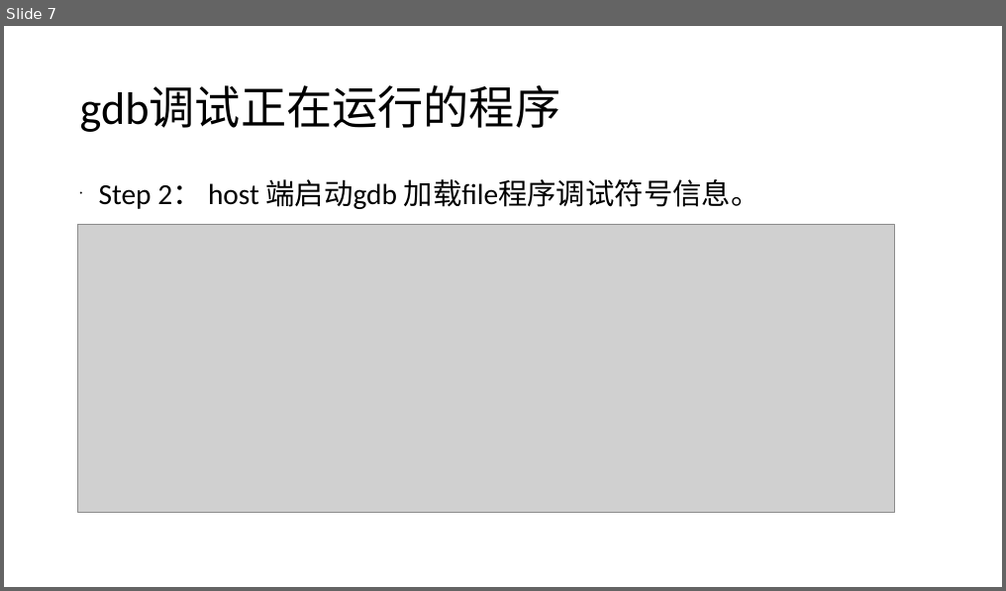
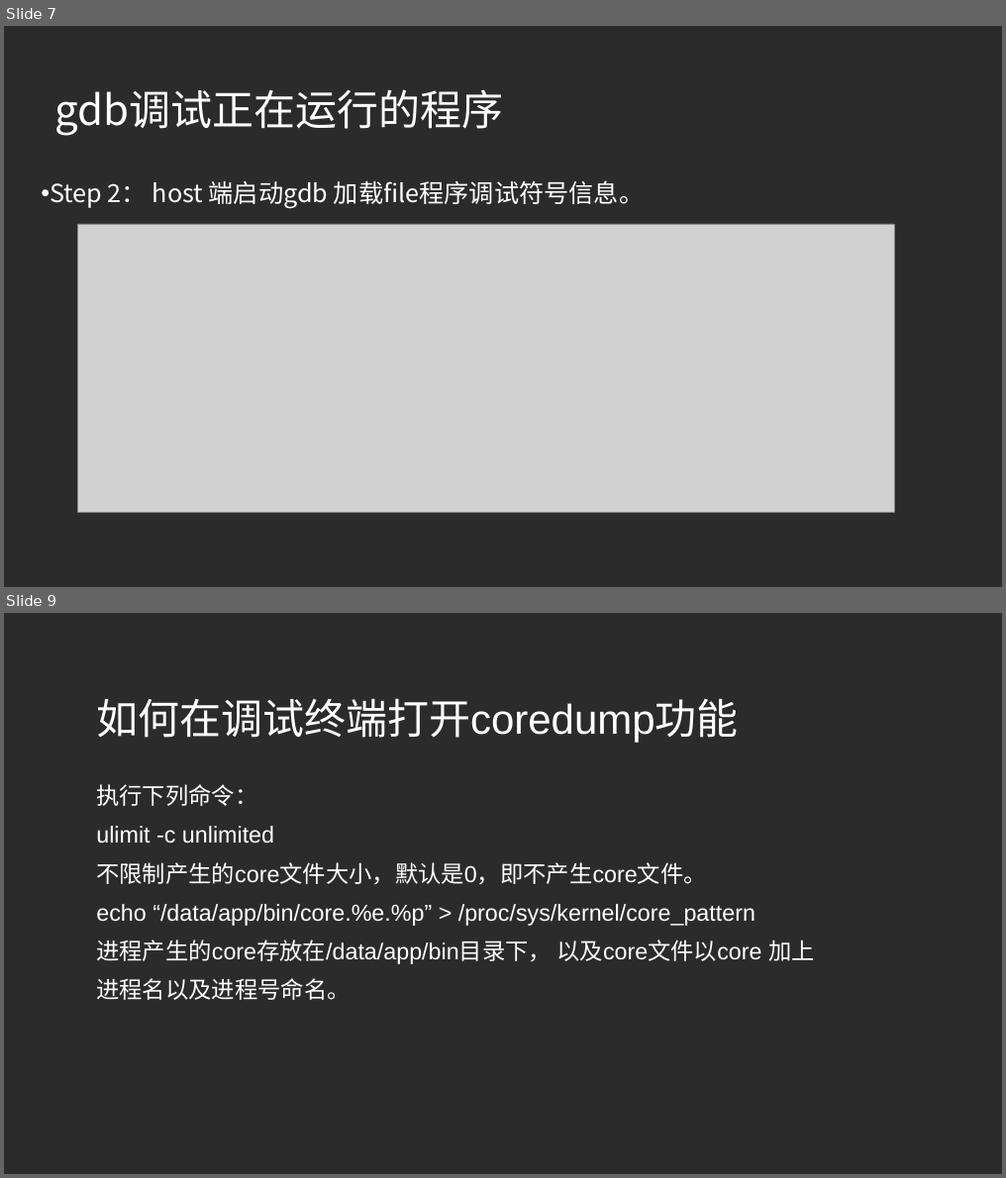
Before and after one commit to beyondforever1993/TestCode, a slide deck: linux调试工具.ppt. Shown one above the other, each under a label of ours: slide 7 before the commit, slides 7 and 9 after it; the slides between them are not shown. The pictures are 1006x591 and 1006x1178 pixels, drawn with LibreOffice and Linux fonts; fonts in the diff are those of the drawing; grey boxes stand for pictures; background and template pictures are left out; a plain dark background stands for a picture behind light text. Boxes give left, top, right and bottom in pixels: in the first picture for what was removed or moved away, otherwise in the second. Text is boxed around its words. In the diff, an @@ line names an element or a change of style, - is before the commit and + after.

```diff
--- a/linux调试工具.ppt
+++ b/linux调试工具.ppt
@@ slide 9 added at [4, 613, 1002, 1174], background picture (left out) @@
@@ title added at [97, 698, 739, 743], 40 pt, text #FFFFFF @@
+如何在调试终端打开coredump功能
@@ text added at [96, 784, 815, 1000], 22.2 pt, text #FFFFFF @@
+执行下列命令：
+ulimit -c unlimited
+不限制产生的core文件大小，默认是0，即不产生core文件。
+echo “/data/app/bin/core.%e.%p” > /proc/sys/kernel/core_pattern
+进程产生的core存放在/data/app/bin目录下， 以及core文件以core 加上
+进程名以及进程号命名。
@@ slide 7 changed as well @@
@@ background #FFFFFF to picture (left out) @@
@@ title "gdb调试正在运行的程序": place and size @@
-title "gdb调试正在运行的程序" at [80, 86, 561, 132]
+title "gdb调试正在运行的程序" at [55, 89, 504, 136]
@@ title "gdb调试正在运行的程序" at [55, 89, 504, 136]: size 44 to 40 pt, font Calibri to Noto Sans CJK SC, text colour #000000 to #FFFFFF; line spacing 0.9 to 1 @@
@@ text "Step 2： host 端启动gdb 加载file程序调试符号信息。": place and size @@
-text "Step 2： host 端启动gdb 加载file程序调试符号信息。" at [99, 179, 760, 209]
+text "Step 2： host 端启动gdb 加载file程序调试符号信息。" at [50, 180, 644, 209]
@@ text "Step 2： host 端启动gdb 加载file程序调试符号信息。" at [50, 180, 644, 209]: size 28 to 24 pt, font Calibri to Noto Sans CJK SC, text colour #000000 to #FFFFFF; indent changed; line spacing 0.9 to 1; less space between paragraphs; bullet colour #000000 to #FFFFFF @@
```
Also in this commit, not shown: 6 other slides changed, 4 other slides added.
